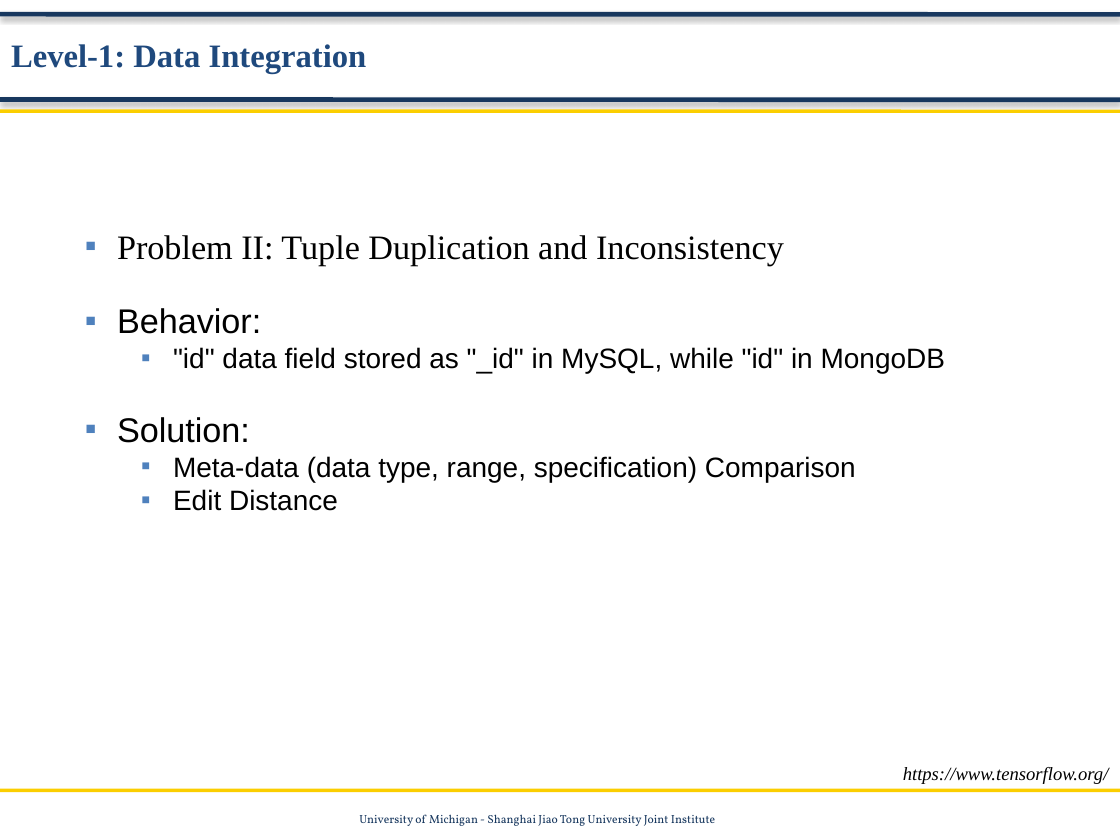
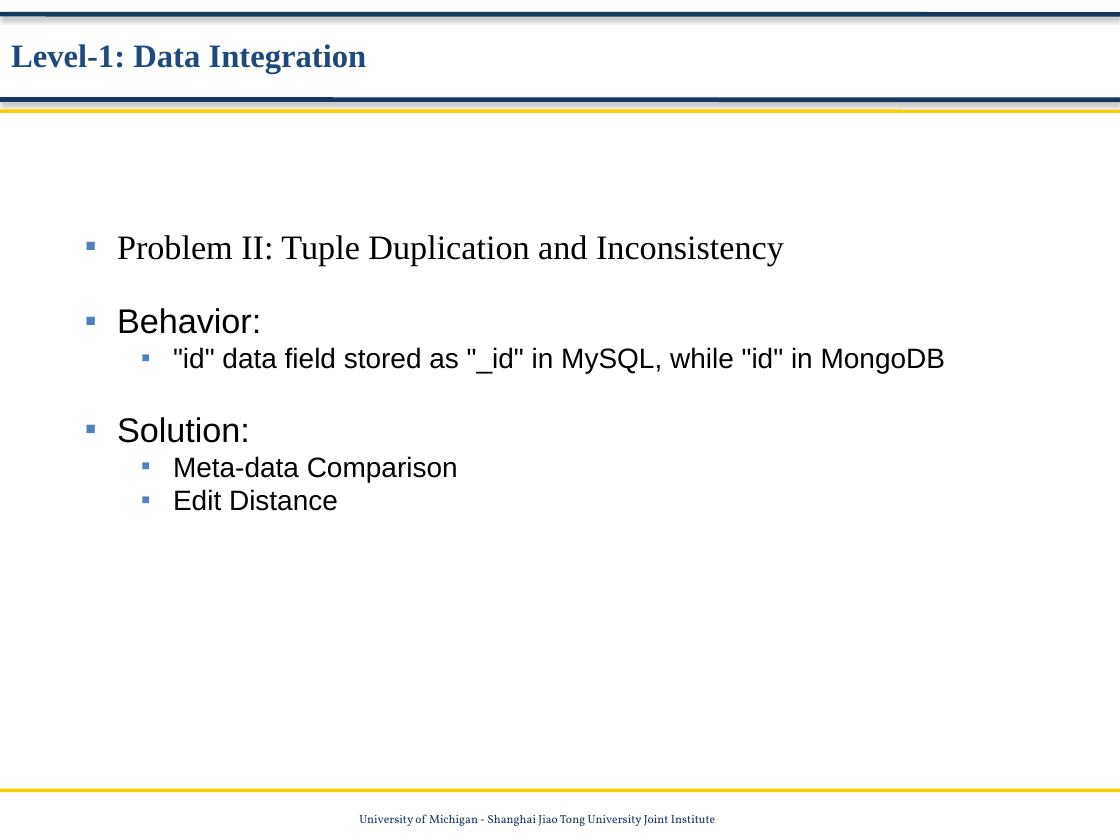
Before and after one commit to Data-Mining-UMJI/Data-Storage-Under-Revise, a slide deck: slide 15 of Preprocessing/Data Preprocessing.pptx (slide 10 before the commit). Drawn at 1120x840 pixels with LibreOffice and Linux fonts; fonts in the diff are those of the drawing; background and template pictures are left out. Boxes give left, top, right and bottom in pixels: in the first picture for what was removed or moved away, otherwise in the second. Text is boxed around its words. In the diff, an @@ line names an element or a change of style, - is before the commit and + after.

```diff
--- a/Preprocessing/Data Preprocessing.pptx
+++ b/Preprocessing/Data Preprocessing.pptx
@@ text at (173, 456, 458, 482): text changed @@
-  ■ Meta-data (data type, range, specification) Comparison
+  ■ Meta-data Comparison
@@ text removed at (903, 767, 1109, 784) @@
-https://www.tensorflow.org/
```
Also in this commit, not shown: 10 other slides changed, 14 slides added, 1 slide removed, 2 other files.
